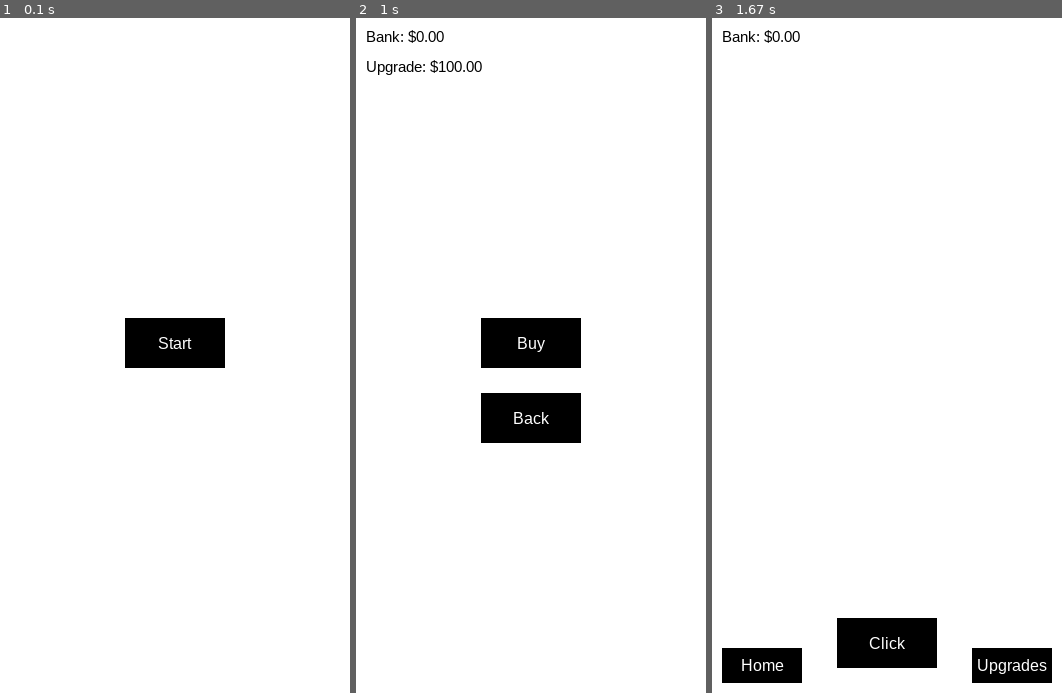
Above: before the commit, frames 1-3 (left to right).
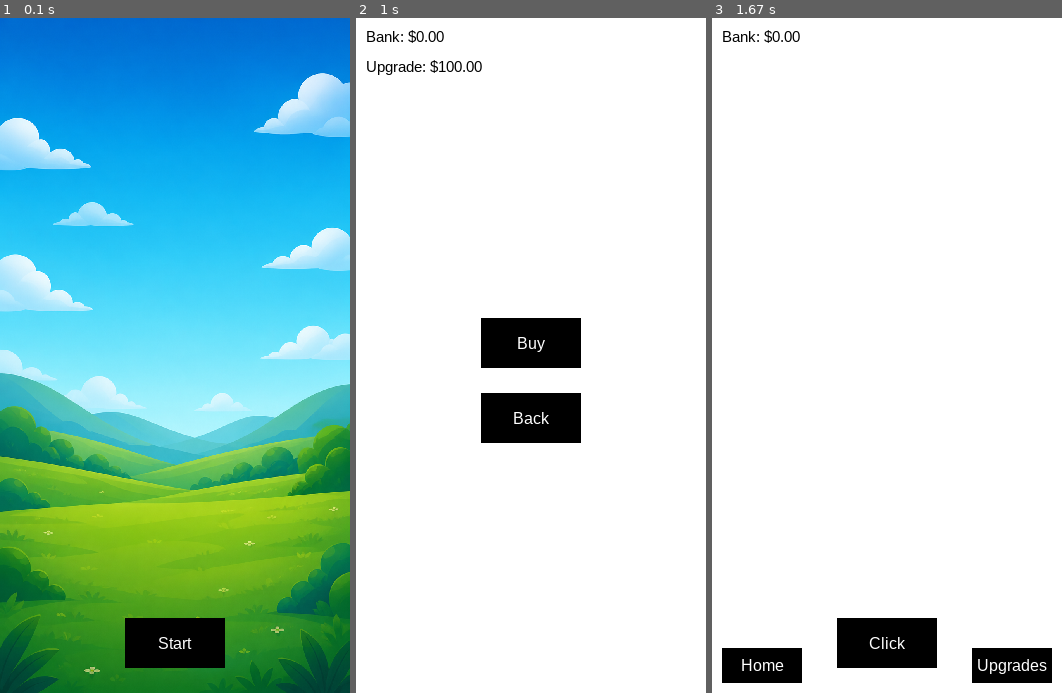
Above: after the commit, the same moments.

Repository: SamuelLalonde/Clicker-game-in-Pygame
Game: pygame game, started from main.py
The game is run twice, just before and just after one commit, with the same random seed, the same clock (stepped at 60 frames per second) and the same inputs.
Inputs (mouse positions are in pixels of both pictures, inside the frame that each line leads up to):
- Up to frame 1 (0.1 s): no input
- Up to frame 2 (1 s): click (531, 355) at 0.38 s; click "Upgrades" at 0.72 s
- Up to frame 3 (1.67 s): click (925, 416) at 1.55 s

The runs differ from the first frame. In frame 1, 100% of the frame differs, in the area x 0-100%, y 0-100%; in frame 2, nothing differs; in frame 3, nothing differs.

Commit message:
Added image background to home screen

Diff:
--- a/button.py
+++ b/button.py
@@ -3,10 +3,11 @@
 class Button:
 
     # constructor, button has x, y, width and height
-    def __init__(self, x, y, width, height, text=""):
+    def __init__(self, x, y, width, height, text="", img=""):
         self.rect = pygame.Rect(x, y, width, height)
         self.text = text
         self.font = pygame.font.SysFont('arial', 16)
+        self.img = ""
 
     # draw on screen
     def draw(self, screen):
--- a/screens/home_screen.py
+++ b/screens/home_screen.py
@@ -3,7 +3,9 @@
 
 class HomeScreen:
     def __init__(self):
-        self.start_button = Button(125, 300, 100, 50, "Start")
+        self.start_button = Button(125, 600, 100, 50, "Start", "assets/start_button.png")
+        self.bg = pygame.image.load("assets/home_bg.png")
+        self.bg = pygame.transform.scale(self.bg, (350, 675))
 
     def handle_event(self, event):
         if event.type == pygame.MOUSEBUTTONDOWN:
@@ -13,5 +15,5 @@
         return "home"
 
     def draw(self, screen):
-        screen.fill("white")
+        screen.blit(self.bg, (0,0))
         self.start_button.draw(screen)
Binary file added: assets/home_bg.png
